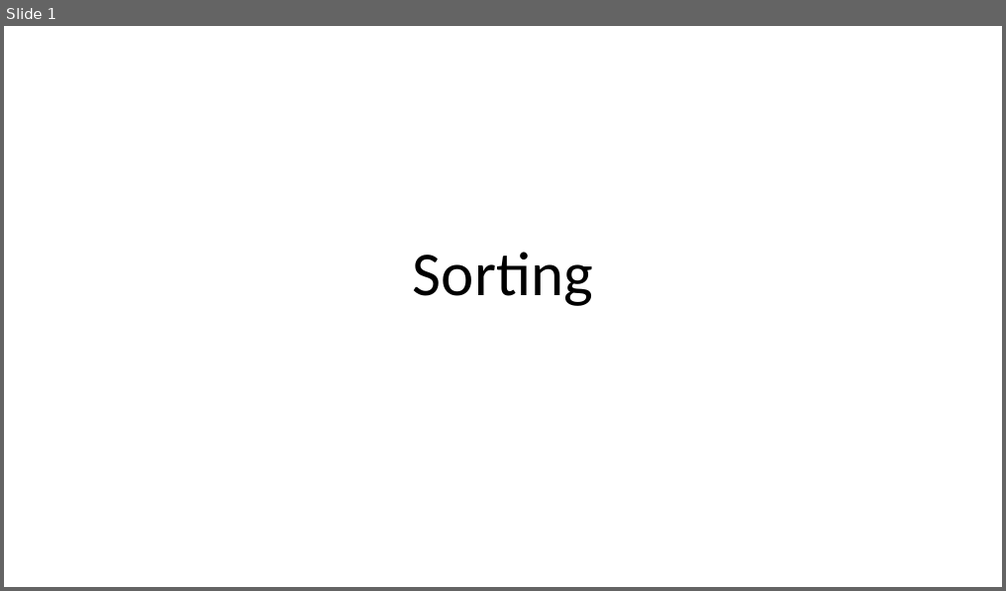
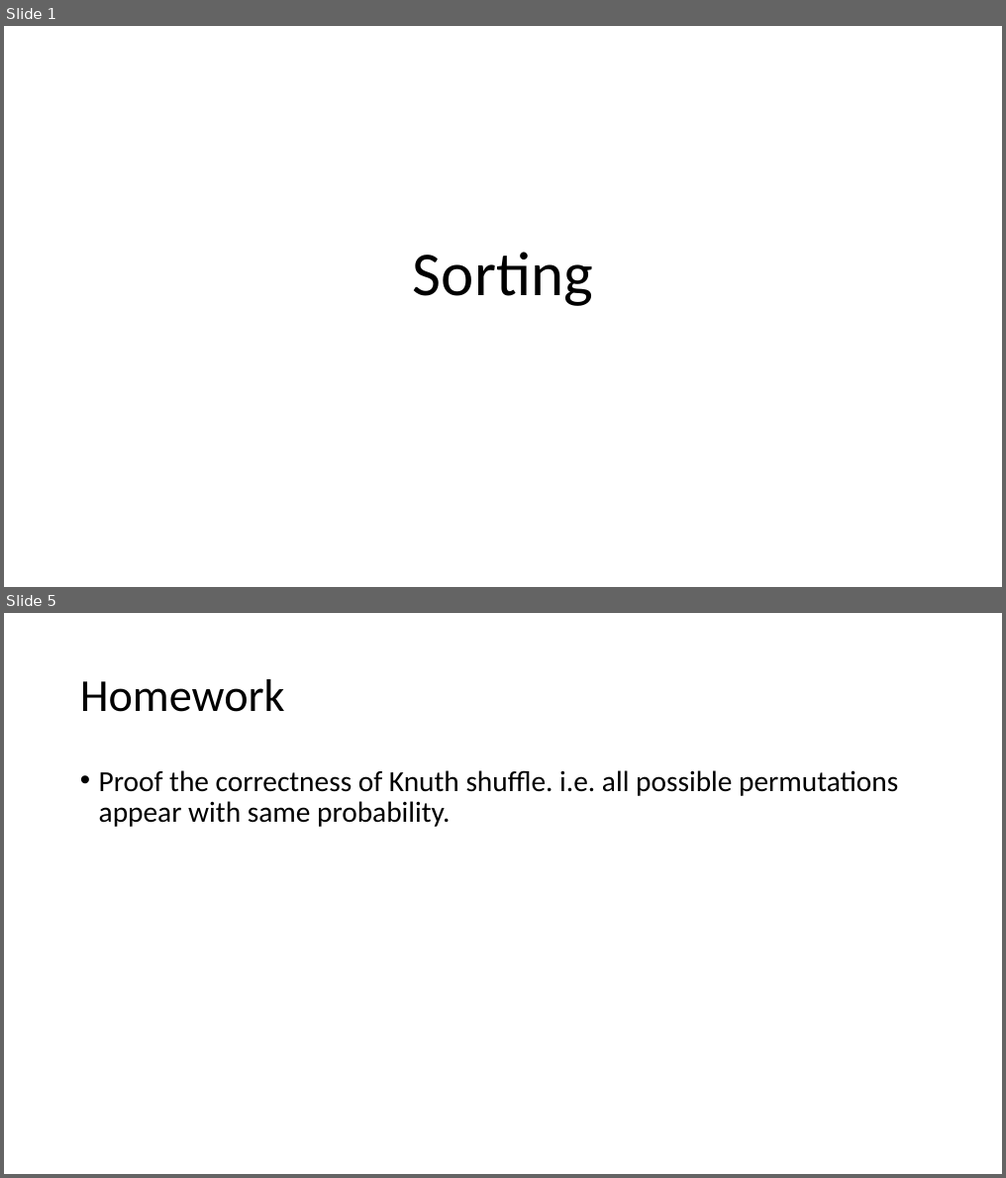
Before and after one commit to kwea123/cpp_data_algo, a slide deck: 5.pptx. Shown one above the other, each under a label of ours: slide 1 before the commit, slides 1 and 5 after it; the slides between them are not shown. The pictures are 1006x591 and 1006x1178 pixels, drawn with LibreOffice and Linux fonts; fonts in the diff are those of the drawing. Boxes give left, top, right and bottom in pixels: in the first picture for what was removed or moved away, otherwise in the second. Text is boxed around its words. In the diff, an @@ line names an element or a change of style, - is before the commit and + after.

```diff
--- a/5.pptx
+++ b/5.pptx
@@ slide 5 added at (4, 613, 1002, 1174), background #FFFFFF @@
@@ title added at (80, 679, 285, 712), 44 pt, text #000000 @@
+Homework
@@ text added at (99, 770, 898, 827), 28 pt, text #000000 @@
+• Proof the correctness of Knuth shuffle. i.e. all possible permutations appear with same probability.
```
Also in this commit, not shown: 37 other slides added, 10 other files.
